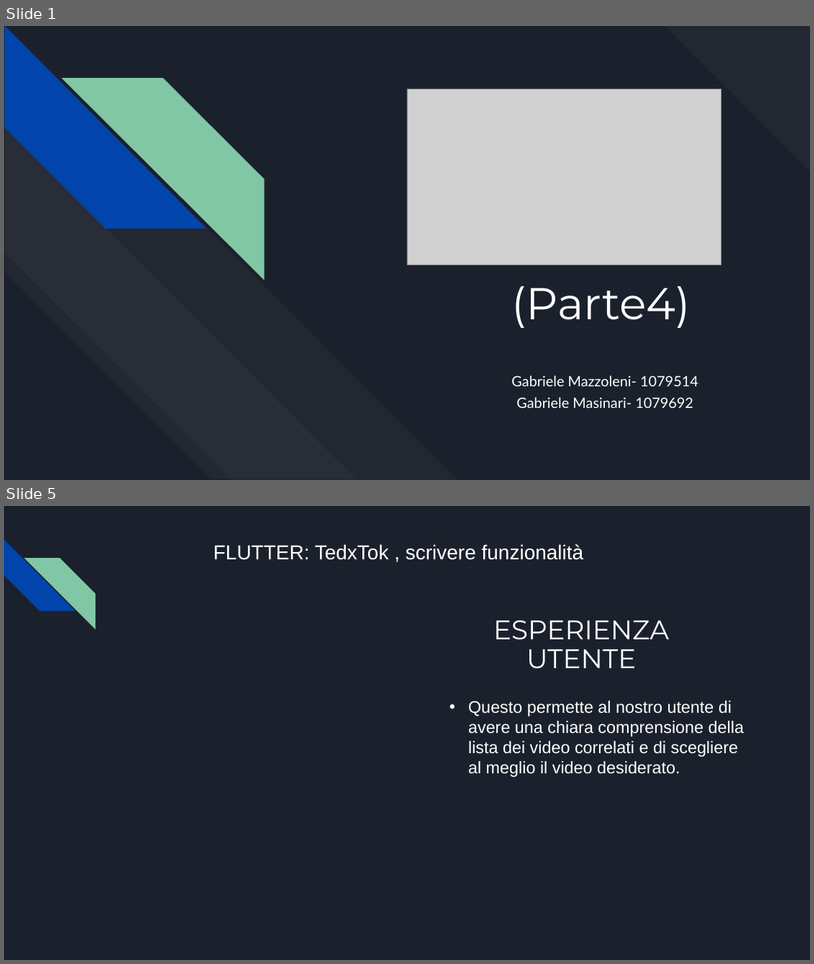
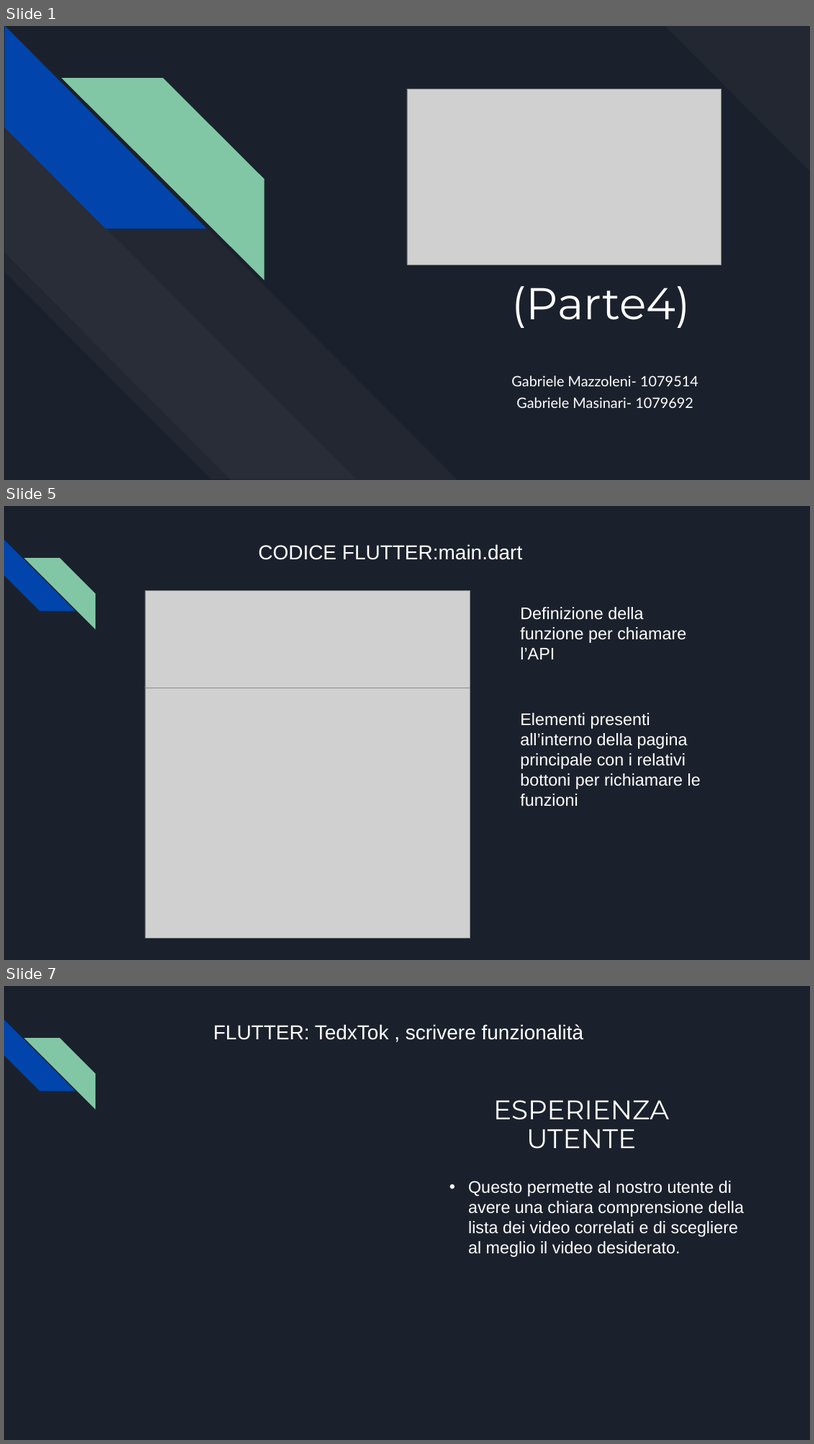
Before and after one commit to Gabriele-Mazzoleni/Progetti_Tec_Cloud_Mobile_2024, a slide deck: Parte 4/Presentazione TedxTok(parte 4).pptx. Shown one above the other, each under a label of ours: slides 1 and 5 before the commit, slides 1, 5 and 7 after it; the slides between them are not shown. The pictures are 814x964 and 814x1444 pixels, drawn with LibreOffice and Linux fonts; fonts in the diff are those of the drawing; grey boxes stand for pictures. Boxes give left, top, right and bottom in pixels: in the first picture for what was removed or moved away, otherwise in the second. Text is boxed around its words. In the diff, an @@ line names an element or a change of style, - is before the commit and + after.

Commit message:
presentazione prima parte
ho caricato la prima parte della presentazione con le relative immagini e una piccola descrizione del codice e dell'app

```diff
--- a/Parte 4/Presentazione TedxTok(parte 4).pptx
+++ b/Parte 4/Presentazione TedxTok(parte 4).pptx
@@ slide 5 added at <box>4,506,810,960</box>, background #1B212C; not listed: 2 template elements that a slide beside it also shows @@
@@ text added at <box>258,544,522,560</box>, 24 pt, text #FFFFFF @@
+CODICE FLUTTER:main.dart
@@ picture added at <box>145,591,470,688</box> @@
@@ text added at <box>520,607,687,659</box>, 20 pt, text #FFFFFF @@
+Definizione della funzione per chiamare l’API
@@ picture added at <box>145,686,470,938</box> @@
@@ text added at <box>520,713,701,806</box>, 20 pt, text #FFFFFF @@
+Elementi presenti all’interno della pagina principale con i relativi bottoni per richiamare le funzioni
@@ what was slide 5 is now slide 7 @@
```
Also in this commit, not shown: 1 slide changed, 3 other slides added, 3 slides removed, 12 other files.
